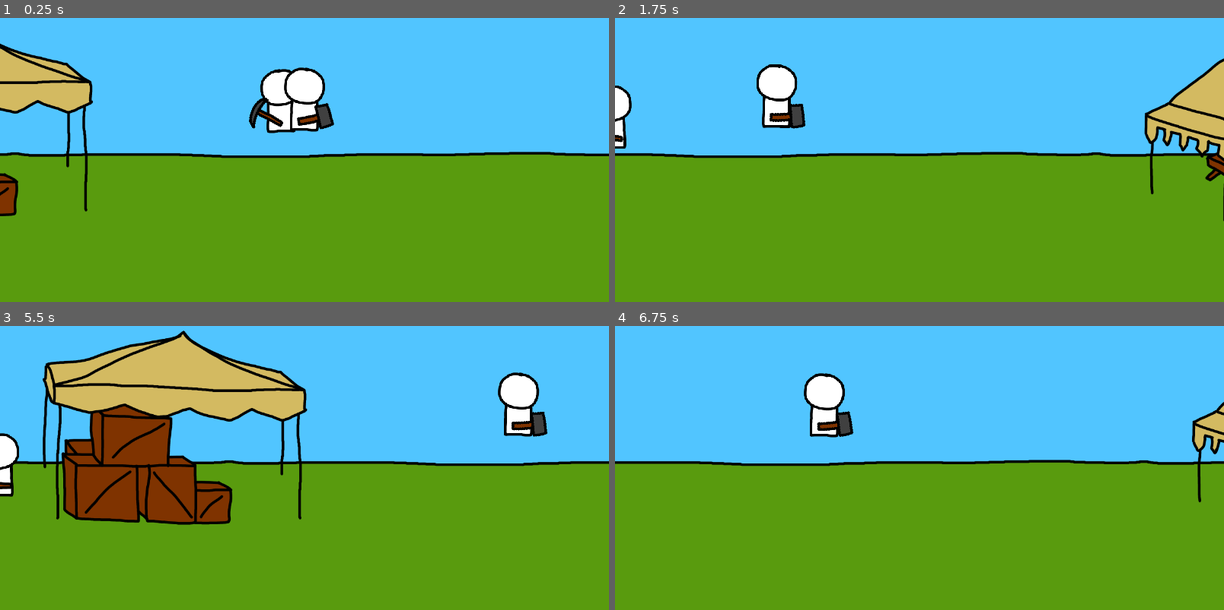
Above: before the commit, frames 1-4 (two rows, left to right).
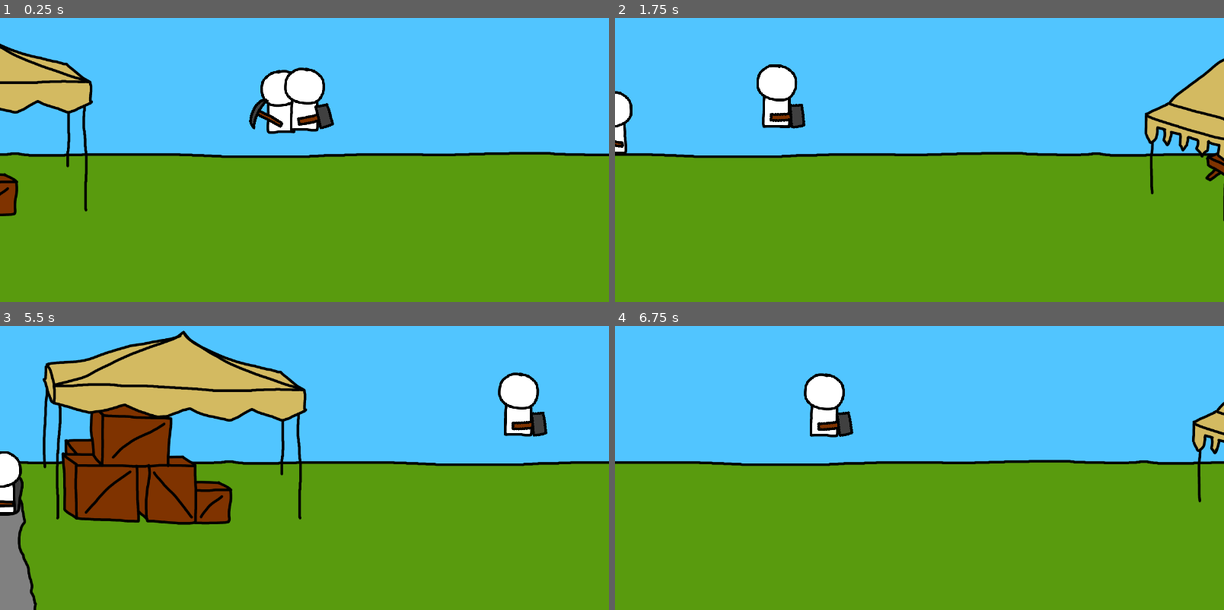
Above: after the commit, the same moments.

Repository: davinn19/Build-a-Trebuchet
Game: Godot game, scene res://field.tscn
The game is run twice, just before and just after one commit, with the same random seed, the same clock (stepped at 60 frames per second) and the same inputs. The engine's default icon, where the game draws it, is replaced by a stand-in: a white triangle on a blue panel in a dark square.
Inputs:
- Up to frame 1 (0.25 s): no input
- Up to frame 2 (1.75 s): hold Right (right) 0.53-1.28 s; hold A (left) from 1.28 s (still down)
- Up to frame 3 (5.5 s): release A (left) at 2.03 s; hold Right (right) 2.03-3.53 s; hold A (left) from 3.53 s (still down)
- Up to frame 4 (6.75 s): release A (left) at 5.78 s; hold Right (right) from 5.78 s (still down)

The runs differ from the first frame. In frame 1, 0.2% of the frame differs, in the area x 40-49%, y 17-41%; in frame 2, 0.3%; in frame 3, 2.3%, in the area x 0-7%, y 37-100%; in frame 4, nothing differs.

Commit message:
added stony ground for quarry

Diff:
--- a/field.tscn
+++ b/field.tscn
@@ -1,10 +1,9 @@
-[gd_scene load_steps=11 format=2]
+[gd_scene load_steps=10 format=2]
 
 [ext_resource path="res://field.gd" type="Script" id=1]
 [ext_resource path="res://stations/supply_camp.tscn" type="PackedScene" id=2]
 [ext_resource path="res://stations/quarry.tscn" type="PackedScene" id=3]
 [ext_resource path="res://workers/miner.tscn" type="PackedScene" id=4]
-[ext_resource path="res://icon.png" type="Texture" id=5]
 [ext_resource path="res://stations/trebuchet.tscn" type="PackedScene" id=6]
 [ext_resource path="res://workers/builder.tscn" type="PackedScene" id=7]
 [ext_resource path="res://assets/background.png" type="Texture" id=8]
@@ -16,11 +15,7 @@
 worker_types = [ ExtResource( 4 ), ExtResource( 7 ) ]
 
 [node name="Quarry" parent="." instance=ExtResource( 3 )]
-position = Vector2( -1207, 142 )
-
-[node name="Icon" type="Sprite" parent="Quarry"]
-position = Vector2( -4, -7 )
-texture = ExtResource( 5 )
+position = Vector2( -1593, 141 )
 
 [node name="SupplyCamp" parent="." instance=ExtResource( 2 )]
 position = Vector2( -732, 182 )
--- a/stations/quarry.gd
+++ b/stations/quarry.gd
@@ -2,6 +2,7 @@
 extends Station
 
 
+onready var work_pos_bounds : WorkPosBounds = $WorkPosBounds
 func _ready() -> void:
 	randomize()
 
@@ -10,6 +11,10 @@
 	worker_inventory.add_resource("stone", get_stone_drop(skill_level))
 	worker_inventory.add_resource("iron", get_iron_drop(skill_level))
 	worker_inventory.add_resource("gold", get_gold_drop(skill_level))
+
+
+func get_work_pos() -> Vector2:
+	return work_pos_bounds.get_random_pos()
 
 
 func get_stone_drop(skill_level : int) -> int:
--- a/stations/quarry.tscn
+++ b/stations/quarry.tscn
@@ -1,6 +1,72 @@
-[gd_scene load_steps=2 format=2]
+[gd_scene load_steps=8 format=2]
 
 [ext_resource path="res://stations/quarry.gd" type="Script" id=1]
+[ext_resource path="res://assets/rocks/rocks_1.png" type="Texture" id=2]
+[ext_resource path="res://assets/rocks/rocks_3.png" type="Texture" id=3]
+[ext_resource path="res://assets/rocks/rocks_4.png" type="Texture" id=4]
+[ext_resource path="res://assets/rocks/rocks_2.png" type="Texture" id=5]
+[ext_resource path="res://stations/work_pos_bounds.gd" type="Script" id=6]
+[ext_resource path="res://assets/quarry_ground.png" type="Texture" id=7]
 
 [node name="Quarry" type="Node2D"]
 script = ExtResource( 1 )
+
+[node name="QuarryGround" type="Sprite" parent="."]
+position = Vector2( -100, 152 )
+texture = ExtResource( 7 )
+
+[node name="Rocks7" type="Sprite" parent="."]
+position = Vector2( -375.485, -161.911 )
+rotation = -0.639831
+scale = Vector2( 1, -1 )
+texture = ExtResource( 5 )
+
+[node name="Rocks5" type="Sprite" parent="."]
+position = Vector2( 271.515, -185.911 )
+rotation = 3.14159
+scale = Vector2( 1, -1 )
+texture = ExtResource( 5 )
+
+[node name="Rocks2" type="Sprite" parent="."]
+position = Vector2( -97.4851, -143.911 )
+texture = ExtResource( 5 )
+
+[node name="Rocks4" type="Sprite" parent="."]
+position = Vector2( 169.515, -87.9106 )
+texture = ExtResource( 4 )
+
+[node name="Rocks10" type="Sprite" parent="."]
+position = Vector2( 282.515, -77.9106 )
+rotation = -1.58003
+scale = Vector2( 1, -1 )
+texture = ExtResource( 2 )
+
+[node name="Rocks3" type="Sprite" parent="."]
+position = Vector2( 407.515, -50.9106 )
+texture = ExtResource( 3 )
+
+[node name="Rocks1" type="Sprite" parent="."]
+position = Vector2( 20.5149, -57.9106 )
+texture = ExtResource( 2 )
+
+[node name="WorkPosBounds" type="Node2D" parent="."]
+position = Vector2( -579, 36 )
+script = ExtResource( 6 )
+
+[node name="BotRight" type="Node2D" parent="WorkPosBounds"]
+position = Vector2( 1087, 3 )
+
+[node name="Rocks6" type="Sprite" parent="."]
+position = Vector2( -149.485, -34.9106 )
+scale = Vector2( -1, 1 )
+texture = ExtResource( 3 )
+
+[node name="Rocks9" type="Sprite" parent="."]
+position = Vector2( -374.485, -20.9106 )
+texture = ExtResource( 4 )
+
+[node name="Rocks8" type="Sprite" parent="."]
+position = Vector2( -576.485, -38.9106 )
+rotation = 0.801704
+scale = Vector2( 1, -1 )
+texture = ExtResource( 2 )
Binary file added: assets/quarry_ground.png
Not shown, added: assets/quarry_ground.png.import
